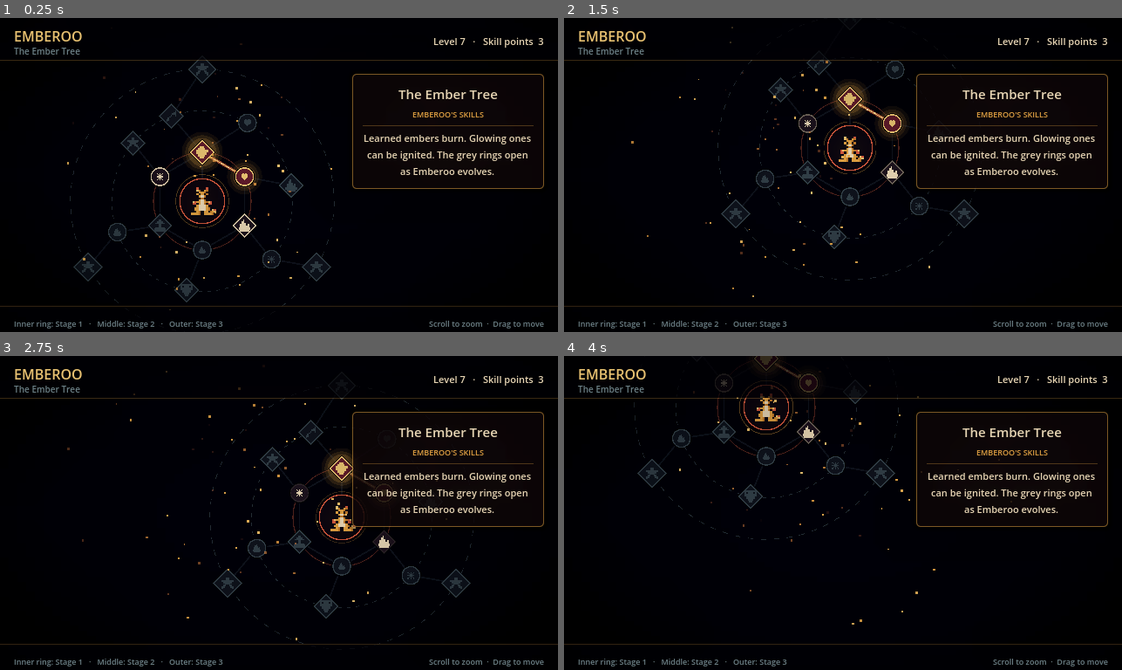
Above: before the commit, frames 1-4 (two rows, left to right).
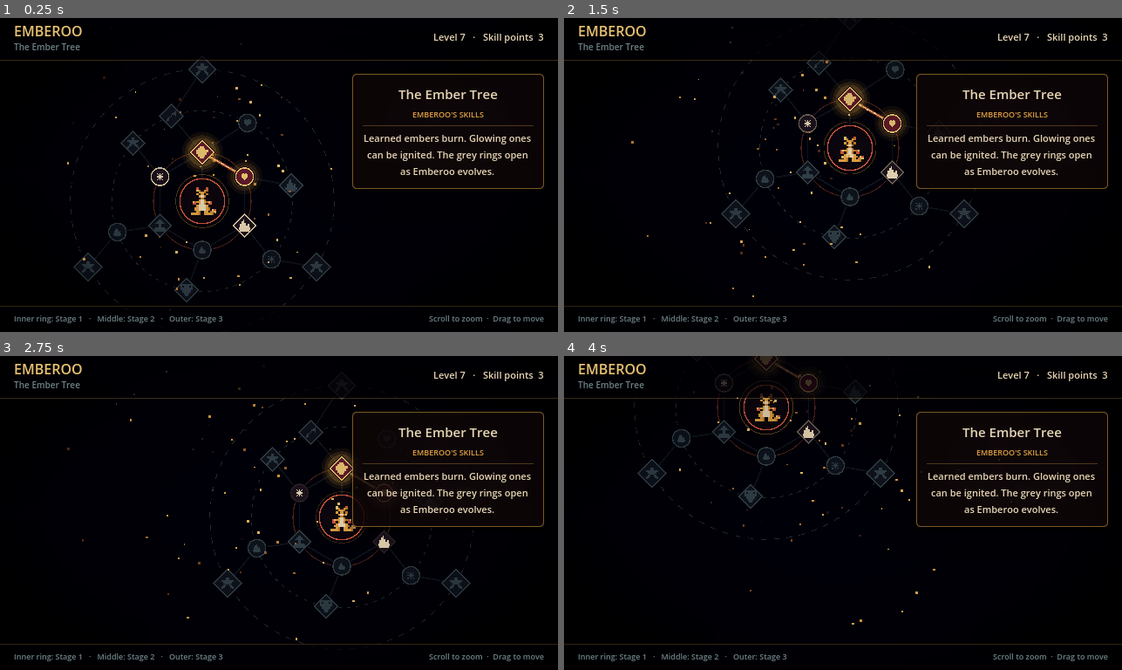
Above: after the commit, the same moments.

Repository: qmkDuran/my-own-art
Game: Godot game, scene res://scenes/ui/skill_tree_demo.tscn
Two runs of this game, one before a commit and one after it. Both use one fixed random seed, a clock stepped at 60 frames per second and the inputs below. This scene is started directly instead of the project's main scene.
Inputs (mouse positions are in pixels of both pictures, inside the frame that each line leads up to):
- Up to frame 1 (0.25 s): no input
- Up to frame 2 (1.5 s): drag from (843, 175) to (898, 105) at 0.52 s; drag from (731, 190) to (815, 237) at 1.27 s
- Up to frame 3 (2.75 s): move the mouse to (334, 443) at 2.02 s; press the mouse at (334, 443) at 2.03 s; hold D (move_right) from 2.03 s (still down)
- Up to frame 4 (4 s): release D (move_right) at 2.75 s; release the mouse at (898, 443) at 2.75 s; drag from (815, 575) to (675, 465) at 2.77 s; move the mouse to (1010, 560) at 3.52 s; hold A (move_left) from 3.53 s (still down); tap Space (dodge) at 3.6 s; click (1010, 560) at 3.67 s

The runs differ from the first frame. In frame 1, 1.7% of the frame differs, in the area x 2-98%, y 2-99%; in frame 2, 1.7%; in frame 3, 1.7%; in frame 4, 1.7%.

Commit message:
Skill tree mockup: centre header and footer text in their bars
Footer labels fill the bar height and centre their text; the title and
subtitle are one centred block; header text is lifted 2px because the
font reserves extra room above capitals. Measured from Godot
screenshots: every text block now has equal space above and below
(within half a pixel).

Co-Authored-By: Claude Opus 5.5 <noreply@anthropic.com>
Claude-Session: https://claude.ai/code/session_01YABBJVPWvaqtn34m5VQVCp

Diff:
--- a/scripts/ui/skill_tree_demo.gd
+++ b/scripts/ui/skill_tree_demo.gd
@@ -17,6 +17,8 @@
 const PAGE_MARGIN := 16.0
 const HEADER_HEIGHT := 48.0
 const FOOTER_HEIGHT := 30.0
+## Header text is lifted this much so it looks centred (measured from screenshots).
+const HEADER_TEXT_LIFT := 2.0
 const RING_RADII := [100.0, 185.0, 270.0]
 const NODE_RADIUS := {"skill": 24.0, "stat": 18.0, "ultimate": 28.0}
 const ICON_PIXEL := {"skill": 3.0, "stat": 2.0, "ultimate": 3.0}
@@ -254,9 +256,21 @@
 	bar.size = Vector2(UI_SIZE.x, HEADER_HEIGHT)
 	add_child(bar)
 	_add_line(Vector2(0, HEADER_HEIGHT), Vector2(UI_SIZE.x, HEADER_HEIGHT), Color(COLOR_ORANGE, 0.25))
-	_add_label("EMBEROO", Vector2(PAGE_MARGIN, 9), Vector2(200, 18), 16, COLOR_GOLD, HORIZONTAL_ALIGNMENT_LEFT)
-	_add_label("The Ember Tree", Vector2(PAGE_MARGIN, 27), Vector2(200, 12), 10, COLOR_GREY, HORIZONTAL_ALIGNMENT_LEFT)
-	_points_label = _add_label("", Vector2(UI_SIZE.x - 200 - PAGE_MARGIN, (HEADER_HEIGHT - 16) / 2.0), Vector2(200, 16), 11, COLOR_CREAM, HORIZONTAL_ALIGNMENT_RIGHT)
+	# Title and subtitle as one block, centred vertically in the header.
+	var title_block := VBoxContainer.new()
+	title_block.alignment = BoxContainer.ALIGNMENT_CENTER
+	title_block.add_theme_constant_override("separation", 0)
+	# The font leaves extra room above capitals, so lift the text slightly to look centred.
+	title_block.position = Vector2(PAGE_MARGIN, -HEADER_TEXT_LIFT)
+	title_block.size = Vector2(240, HEADER_HEIGHT)
+	title_block.mouse_filter = Control.MOUSE_FILTER_IGNORE
+	add_child(title_block)
+	for line in [["EMBEROO", 16, COLOR_GOLD], ["The Ember Tree", 10, COLOR_GREY]]:
+		var label := _make_label(line[1], line[2])
+		label.text = line[0]
+		label.horizontal_alignment = HORIZONTAL_ALIGNMENT_LEFT
+		title_block.add_child(label)
+	_points_label = _add_label("", Vector2(UI_SIZE.x - 240 - PAGE_MARGIN, -HEADER_TEXT_LIFT), Vector2(240, HEADER_HEIGHT), 11, COLOR_CREAM, HORIZONTAL_ALIGNMENT_RIGHT)
 	_update_points_label()
 
 
@@ -267,9 +281,9 @@
 	bar.size = Vector2(UI_SIZE.x, FOOTER_HEIGHT)
 	add_child(bar)
 	_add_line(Vector2(0, top), Vector2(UI_SIZE.x, top), Color(COLOR_ORANGE, 0.2))
-	var text_top := top + (FOOTER_HEIGHT - 12) / 2.0
-	_add_label("Inner ring: Stage 1   ·   Middle: Stage 2   ·   Outer: Stage 3", Vector2(PAGE_MARGIN, text_top), Vector2(320, 12), 9, COLOR_GREY, HORIZONTAL_ALIGNMENT_LEFT)
-	_add_label("Scroll to zoom  ·  Drag to move", Vector2(UI_SIZE.x - 300 - PAGE_MARGIN, text_top), Vector2(300, 12), 9, COLOR_GREY, HORIZONTAL_ALIGNMENT_RIGHT)
+	# Labels fill the bar's full height and centre their text in it.
+	_add_label("Inner ring: Stage 1   ·   Middle: Stage 2   ·   Outer: Stage 3", Vector2(PAGE_MARGIN, top), Vector2(320, FOOTER_HEIGHT), 9, COLOR_GREY, HORIZONTAL_ALIGNMENT_LEFT)
+	_add_label("Scroll to zoom  ·  Drag to move", Vector2(UI_SIZE.x - 300 - PAGE_MARGIN, top), Vector2(300, FOOTER_HEIGHT), 9, COLOR_GREY, HORIZONTAL_ALIGNMENT_RIGHT)
 
 
 func _build_tooltip() -> void:
